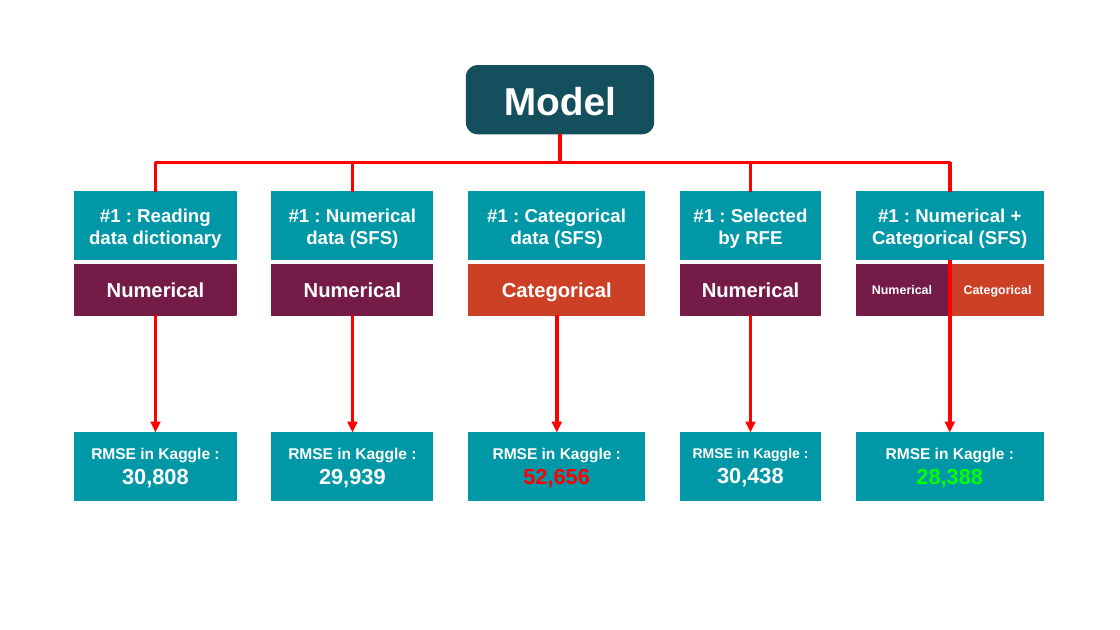
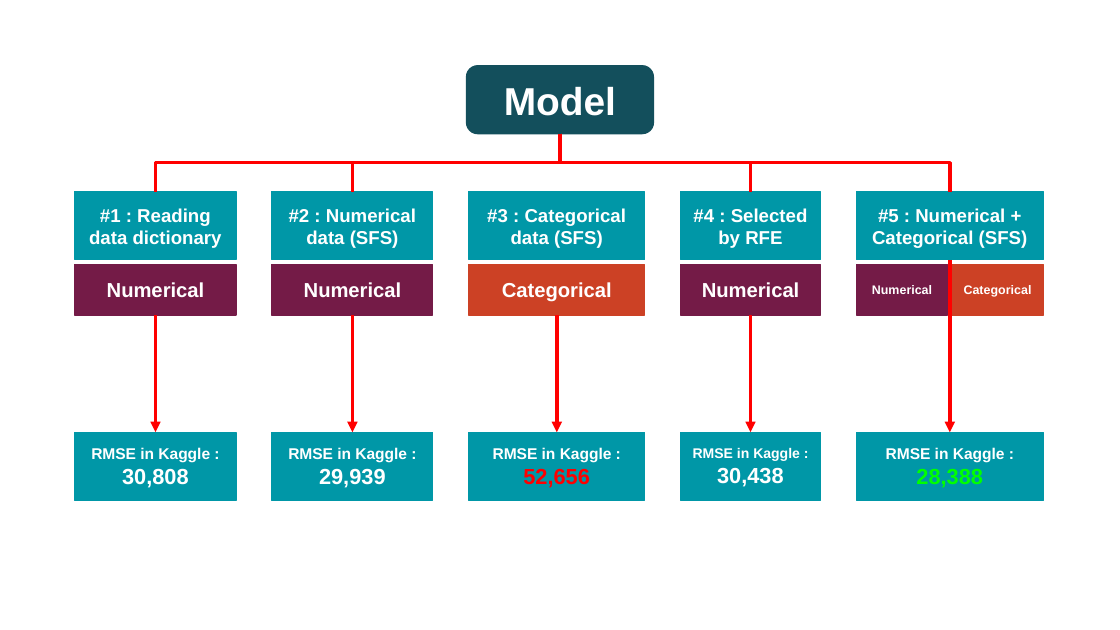
Before and after one commit to kuchaiyanont/Project2_HousingData, a slide deck: slide 3 of Project 2_Housing Data (Overall).pptx. Drawn at 1120x630 pixels with LibreOffice and Linux fonts; fonts in the diff are those of the drawing. Boxes give left, top, right and bottom in pixels: in the first picture for what was removed or moved away, otherwise in the second. Text is boxed around its words. In the diff, an @@ line names an element or a change of style, - is before the commit and + after.

Commit message:
Update Project 2_Housing Data (Overall).pptx
Update pptx

```diff
--- a/Project 2_Housing Data (Overall).pptx
+++ b/Project 2_Housing Data (Overall).pptx
@@ text in rectangle at (289,208,416,248): text changed @@
-#1 : Numerical data (SFS)
+#2 : Numerical data (SFS)
@@ text in rectangle at (487,208,626,248): text changed @@
-#1 : Categorical data (SFS)
+#3 : Categorical data (SFS)
@@ text in rectangle at (693,208,808,248): text changed @@
-#1 : Selected by RFE
+#4 : Selected by RFE
@@ text in rectangle at (872,208,1028,248): text changed @@
-#1 : Numerical + Categorical (SFS)
+#5 : Numerical + Categorical (SFS)
```
